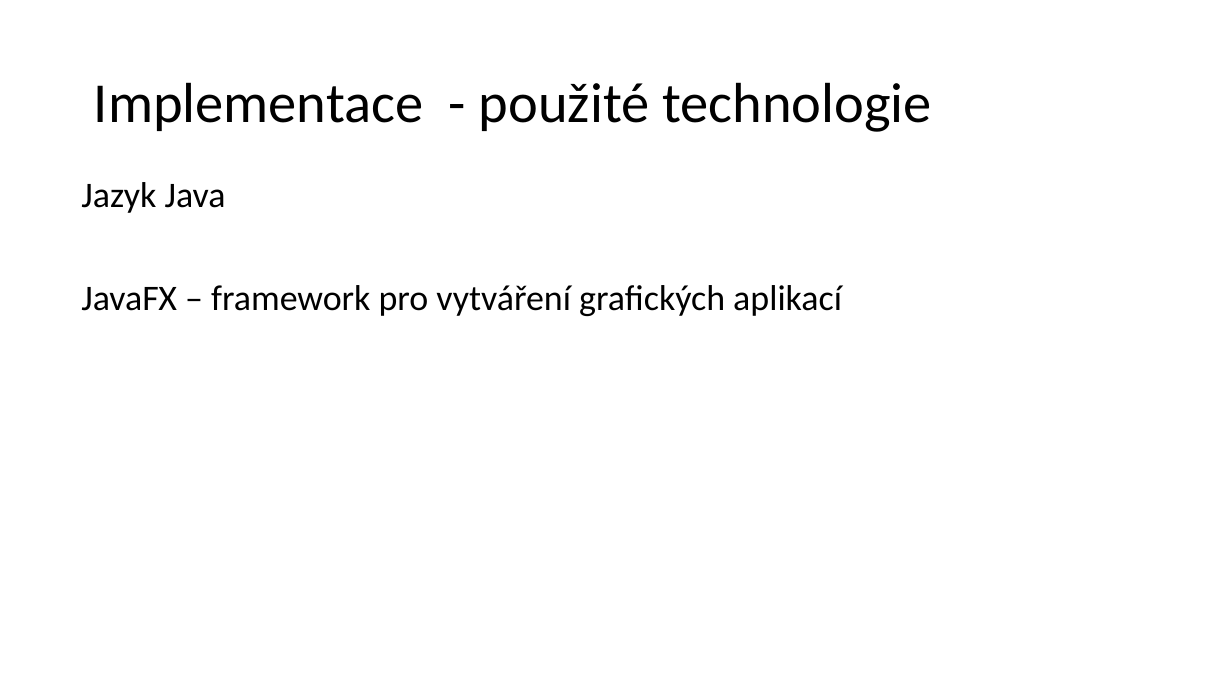
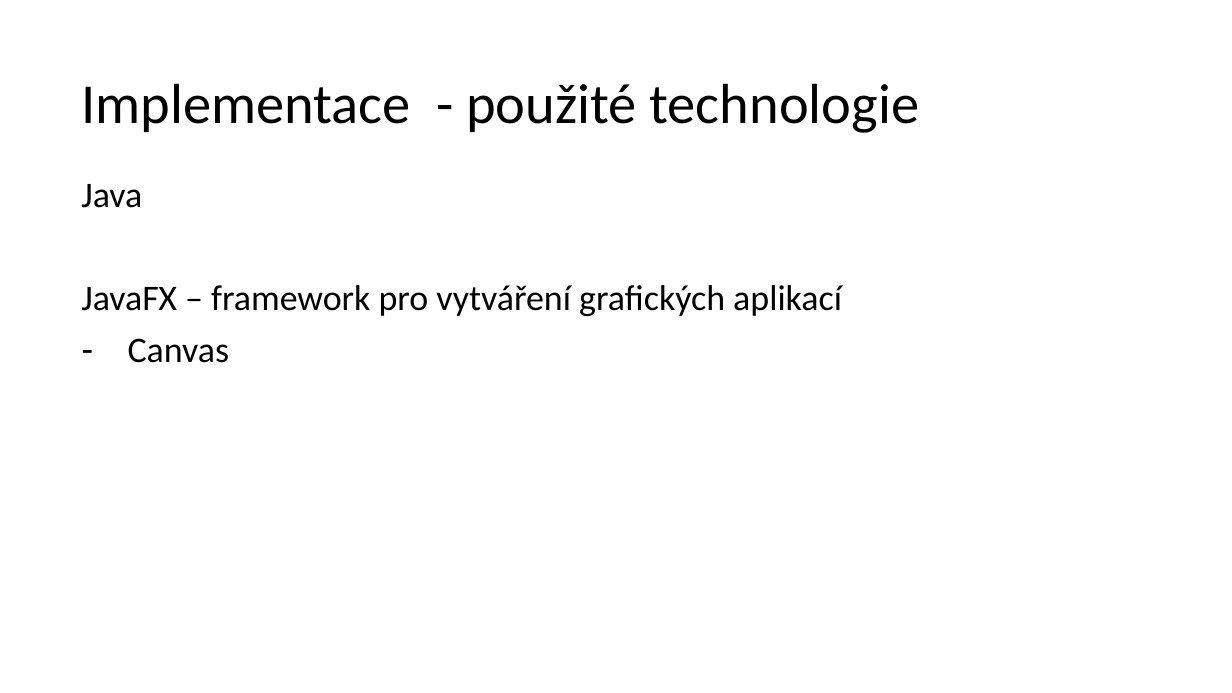
Before and after one commit to hradma10/6.semestr, a slide deck: slide 7 of SBP/Prezentace SBP Hradílek.pptx. Drawn at 1232x693 pixels with LibreOffice and Linux fonts; fonts in the diff are those of the drawing. Boxes give left, top, right and bottom in pixels: in the first picture for what was removed or moved away, otherwise in the second. Text is boxed around its words. In the diff, an @@ line names an element or a change of style, - is before the commit and + after.

```diff
--- a/SBP/Prezentace SBP Hradílek.pptx
+++ b/SBP/Prezentace SBP Hradílek.pptx
@@ title "Implementace - použité technologie": place and size @@
-title "Implementace - použité technologie" at bbox=[94, 82, 932, 132]
+title "Implementace - použité technologie" at bbox=[81, 83, 920, 133]
@@ text at bbox=[81, 184, 142, 208]: text changed @@
-Jazyk Java
+Java
@@ text at bbox=[128, 338, 229, 363]: paragraph added @@
+– Canvas
```
Also in this commit, not shown: 11 other slides changed, 2 slides added, 6 other files.
